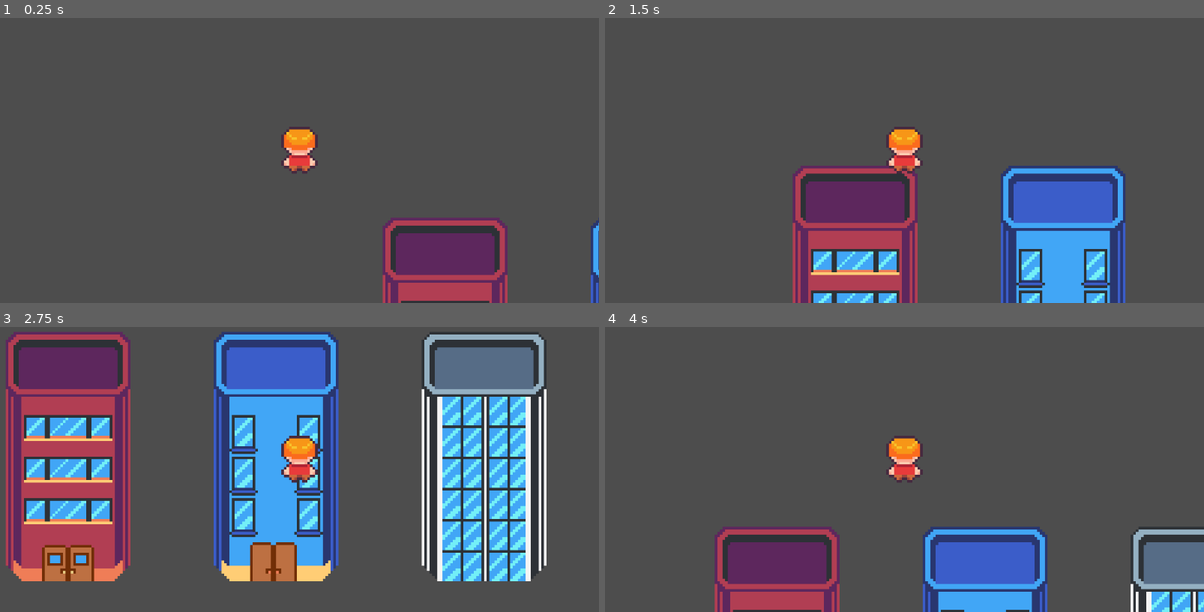
Above: before the commit, frames 1-4 (two rows, left to right).
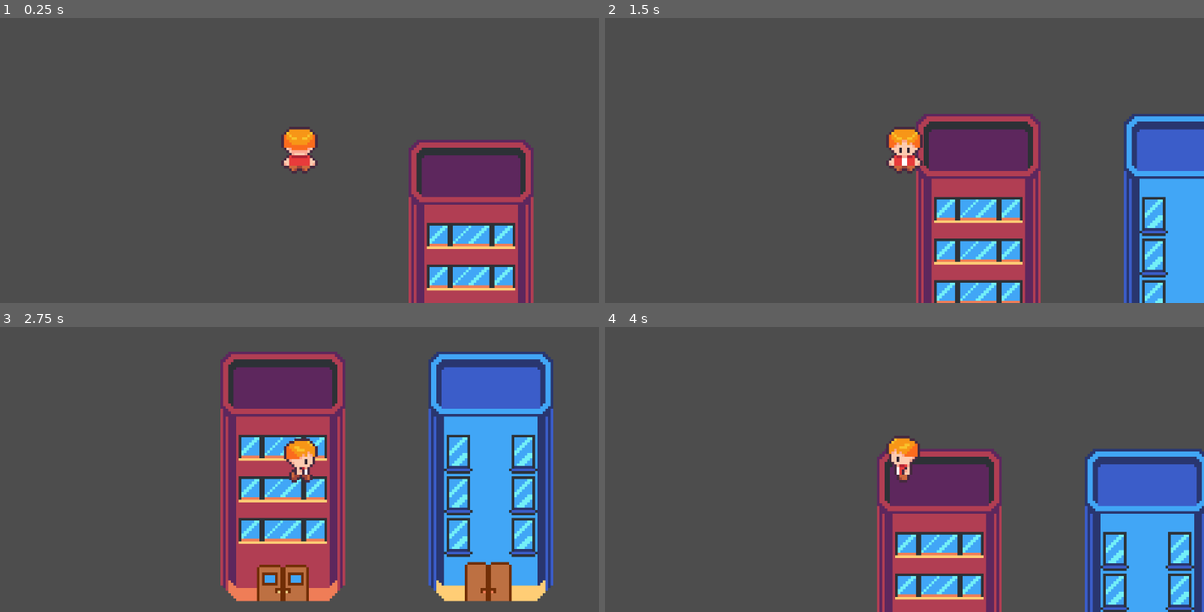
Above: after the commit, the same moments.

Repository: 963alseT/vote
Game: Godot game, scene res://scenes/test.tscn
The game is run twice, just before and just after one commit, with the same random seed, the same clock (stepped at 60 frames per second) and the same inputs.
Inputs:
- Up to frame 1 (0.25 s): no input
- Up to frame 2 (1.5 s): tap Enter at 0.5 s; hold Right (ui_right) 0.53-1.28 s; hold Down (ui_down) from 1.28 s (still down)
- Up to frame 3 (2.75 s): release Down (ui_down) at 2.03 s; hold Right (ui_right) from 2.03 s (still down)
- Up to frame 4 (4 s): release Right (ui_right) at 2.78 s; hold Up (ui_up) 2.78-3.53 s; hold Left (ui_left) from 3.53 s (still down)

The runs differ from the first frame. In frame 1, 13% of the frame differs, in the area x 63-100%, y 42-100%; in frame 2, 39%; in frame 3, 54%, in the area x 0-93%, y 1-97%; in frame 4, 31%.

Commit message:
Collision stuff

Diff:
--- a/scenes/character_body_2d.tscn
+++ b/scenes/character_body_2d.tscn
@@ -275,13 +275,12 @@
 
 [node name="CharacterBody2D" type="CharacterBody2D" unique_id=407632541]
 script = ExtResource("1_g2brh")
-speed = null
 
 [node name="AnimatedSprite2D" type="AnimatedSprite2D" parent="." unique_id=174899273]
 texture_filter = 1
 sprite_frames = SubResource("SpriteFrames_10alf")
 animation = &"idle_back"
-frame_progress = 0.012930551
+frame_progress = 0.64979774
 
 [node name="CollisionShape2D" type="CollisionShape2D" parent="." unique_id=2028512086]
 position = Vector2(0, 6)
--- a/scenes/movement.gd
+++ b/scenes/movement.gd
@@ -1,19 +1,38 @@
 extends CharacterBody2D
 
-@export var speed = 100  # pixels per second
+@export var speed = 50  # pixels per second
 @onready var sprite = $AnimatedSprite2D
+
+var last_direction = ""
 
 func _physics_process(delta):
 	var direction = Vector2.ZERO
 
 	if Input.is_action_pressed("ui_up"):
 		direction.y -= 1
+		sprite.play("walk_back")
+		last_direction = "up"
 	if Input.is_action_pressed("ui_down"):
 		direction.y += 1
+		sprite.play("walk_front")
+		last_direction = "down"
 	if Input.is_action_pressed("ui_left"):
 		direction.x -= 1
+		sprite.play("walk_left")
+		last_direction = "left"
 	if Input.is_action_pressed("ui_right"):
 		direction.x += 1
+		sprite.play("walk_right")
+		last_direction = "right"
+	if direction == Vector2.ZERO:
+		if last_direction == "up":
+			sprite.play("idle_back")
+		if last_direction == "down":
+			sprite.play("idle_front")
+		if last_direction == "left":
+			sprite.play("idle_left")
+		if last_direction == "right":
+			sprite.play("idle_right")
 
 	direction = direction.normalized()
 	velocity = direction * speed
--- a/scenes/test.tscn
+++ b/scenes/test.tscn
@@ -2,6 +2,9 @@
 
 [ext_resource type="Texture2D" uid="uid://bjxevj76jfcbx" path="res://assets/city/CP_V1.0.4.png" id="1_errlg"]
 [ext_resource type="PackedScene" uid="uid://cchhdgjsok7co" path="res://scenes/character_body_2d.tscn" id="2_bl13t"]
+
+[sub_resource type="RectangleShape2D" id="RectangleShape2D_bl13t"]
+size = Vector2(48, 81)
 
 [node name="Test" type="Node2D" unique_id=1049585047]
 
@@ -15,4 +18,11 @@
 metadata/_edit_use_anchors_ = true
 
 [node name="CharacterBody2D" parent="." unique_id=407632541 instance=ExtResource("2_bl13t")]
-speed = 100
+position = Vector2(-10, 30)
+speed = 50
+
+[node name="Area2D" type="Area2D" parent="." unique_id=332157390]
+
+[node name="CollisionShape2D" type="CollisionShape2D" parent="Area2D" unique_id=2078463281]
+position = Vector2(56, 75.5)
+shape = SubResource("RectangleShape2D_bl13t")
